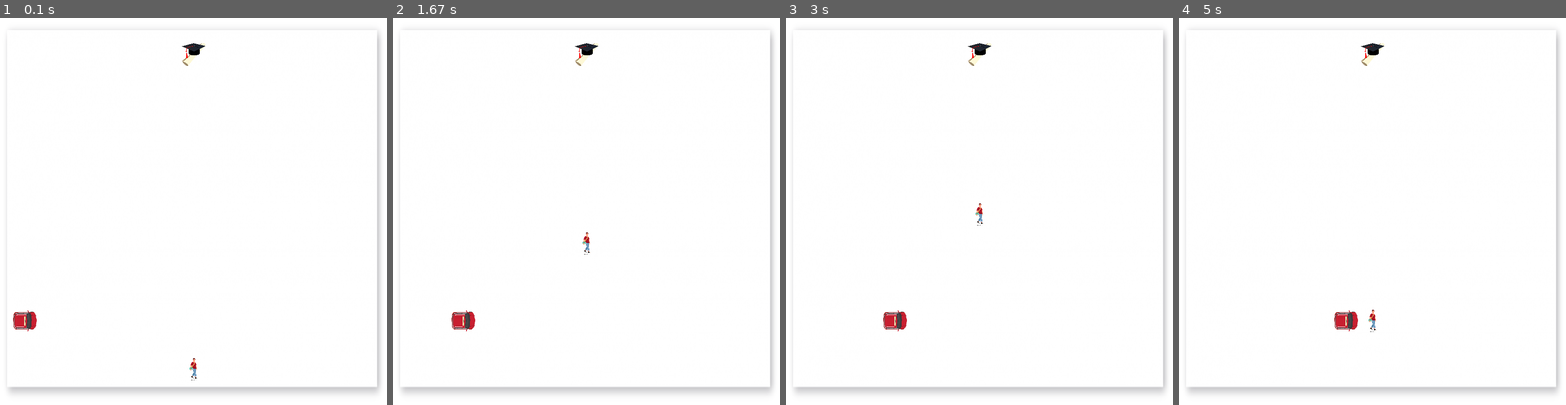
Above: before the commit, frames 1-4 (left to right).
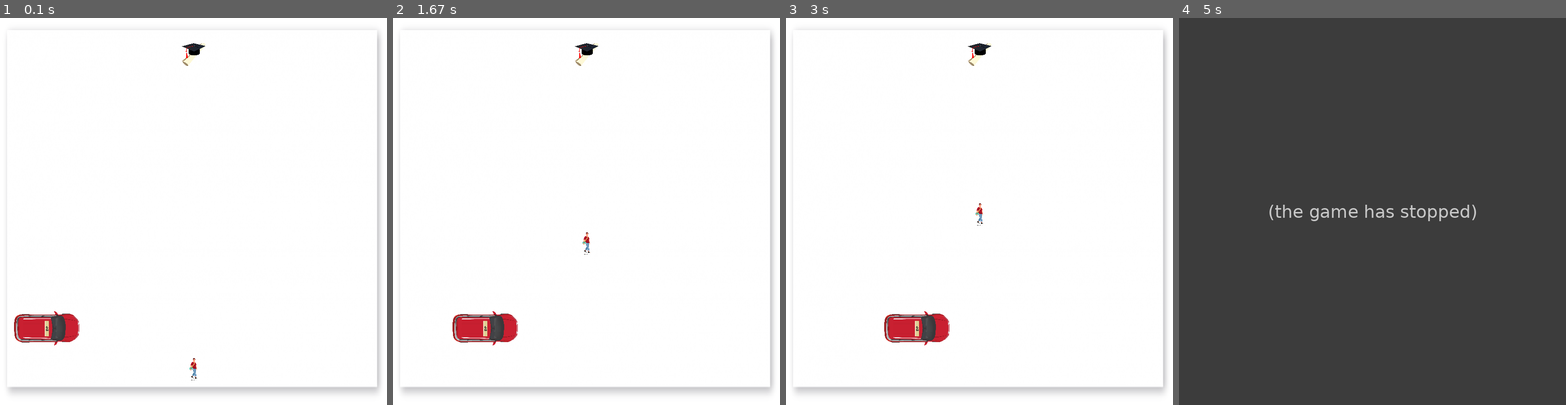
Above: after the commit, the same moments.

Repository: lorenabas/projetofinal.pygame
Game: pygame game, started from PyGame.py
Two runs of this game, one before a commit and one after it. Both use one fixed random seed, a clock stepped at 60 frames per second and the inputs below.
Inputs:
- Up to frame 1 (0.1 s): no input
- Up to frame 2 (1.67 s): hold Up 0.33-0.8 s; hold Down 0.83-1.13 s; hold Up 1.17-1.53 s; hold Down from 1.57 s (still down)
- Up to frame 3 (3 s): release Down at 1.93 s; hold Up 1.97-2.27 s; hold Down 2.3-2.6 s; hold Up from 2.63 s (still down)
- Up to frame 4 (5 s): release Up at 3 s; hold Down 3.03-3.4 s; hold Up 3.43-3.73 s; hold Down 3.77-4.07 s

The runs differ from the first frame. In frame 1, 1.1% of the frame differs, in the area x 3-21%, y 75-85%; in frame 2, 1.1%; in frame 3, 1.1%; in frame 4, 100%, in the area x 0-100%, y 0-100%.
After the commit the program exited at 4.95 s; later frames show no game.

Commit message:
Ajustes tamanho

Diff:
--- a/PyGame.py
+++ b/PyGame.py
@@ -40,17 +40,17 @@
         direction = 0
 
         player_character = PlayerCharacter('personagem_m.png', 375, 700, 50, 50)
-        carro_0 = CarroCharacter('carro_dp.png', 20, 600, 50, 50)
+        carro_0 = CarroCharacter('carro_dp.png', 20, 600, 140, 80)
 
         # aumento de velocidade
         carro_0.SPEED *= level_speed
 
         # criação de outro carro
-        carro_1 = CarroCharacter2('carro_pf.png', self.largura - 40, 400, 50, 50)
+        carro_1 = CarroCharacter2('carro_pf.png', self.largura - 40, 400, 140, 80)
         carro_1.SPEED *= level_speed
 
         # criação de outro carro
-        carro_2 = CarroCharacter('carro_pi.png', 20,200, 50, 50)
+        carro_2 = CarroCharacter('carro_pi.png', 20,200, 140, 80)
         carro_2.SPEED *= level_speed
 
         diploma = Elementojogo('diploma.png', 375, 50, 50, 50)
